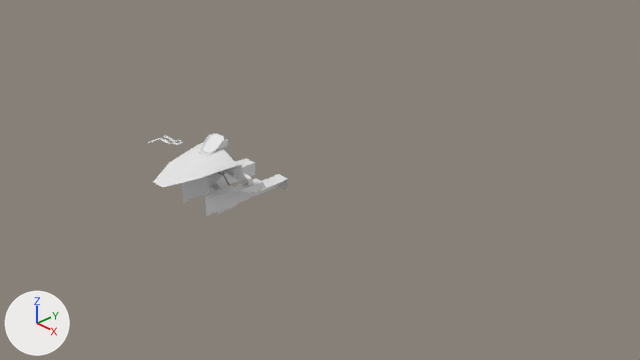
A saved change to the Blender file InginirkaTank.blend.
One viewpoint serves both versions: the file's camera 'Camera'. The axes (+X, +Y, +Z) are drawn at lower left. The lights are the same throughout.

Objects in the first picture: 'LeftPanel.002', 'Panel'.
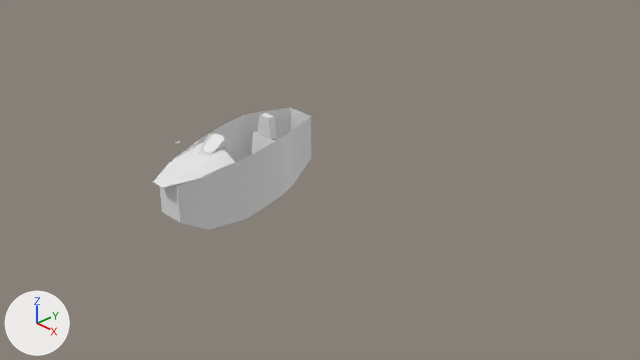
The edits, one by one:
Object 'LeftPanel.002' (ob_leftpanel_002) moves from (-0.911, -1.565, 0.686) to (0.327, -1.546, 0.615).
Object 'LeftPanel.002' (ob_leftpanel_002) turns from (0, 0, 0) to (-83, -6.8, 40) degrees about x, y and z.
Object 'Interior' (ob_interior) is new; it shows a copy of the mesh of ob_interior.
Its location is (0.0, -1.273, 0.57).
It gains a MIRROR modifier named 'Mirror'.
Modifier setting: use_clip = True.
Object 'Fotel' (ob_fotel) is new; it shows a copy of the mesh of ob_fotel.
Its location is (0.0, -1.192, 0.276).

Pixel boxes [x1, y1, x2, y2] of what changed, in the pictures (640 x 360 px):
'Interior', added
    after: [160, 107, 311, 230]
'Fotel', added
    after: [251, 113, 277, 155]
'LeftPanel.002', moved, turned (not visible afterwards)
    before: [147, 135, 183, 145]
'Panel', unchanged, covered by the edit
    before: [153, 143, 288, 216]
    after: [153, 143, 242, 187]
